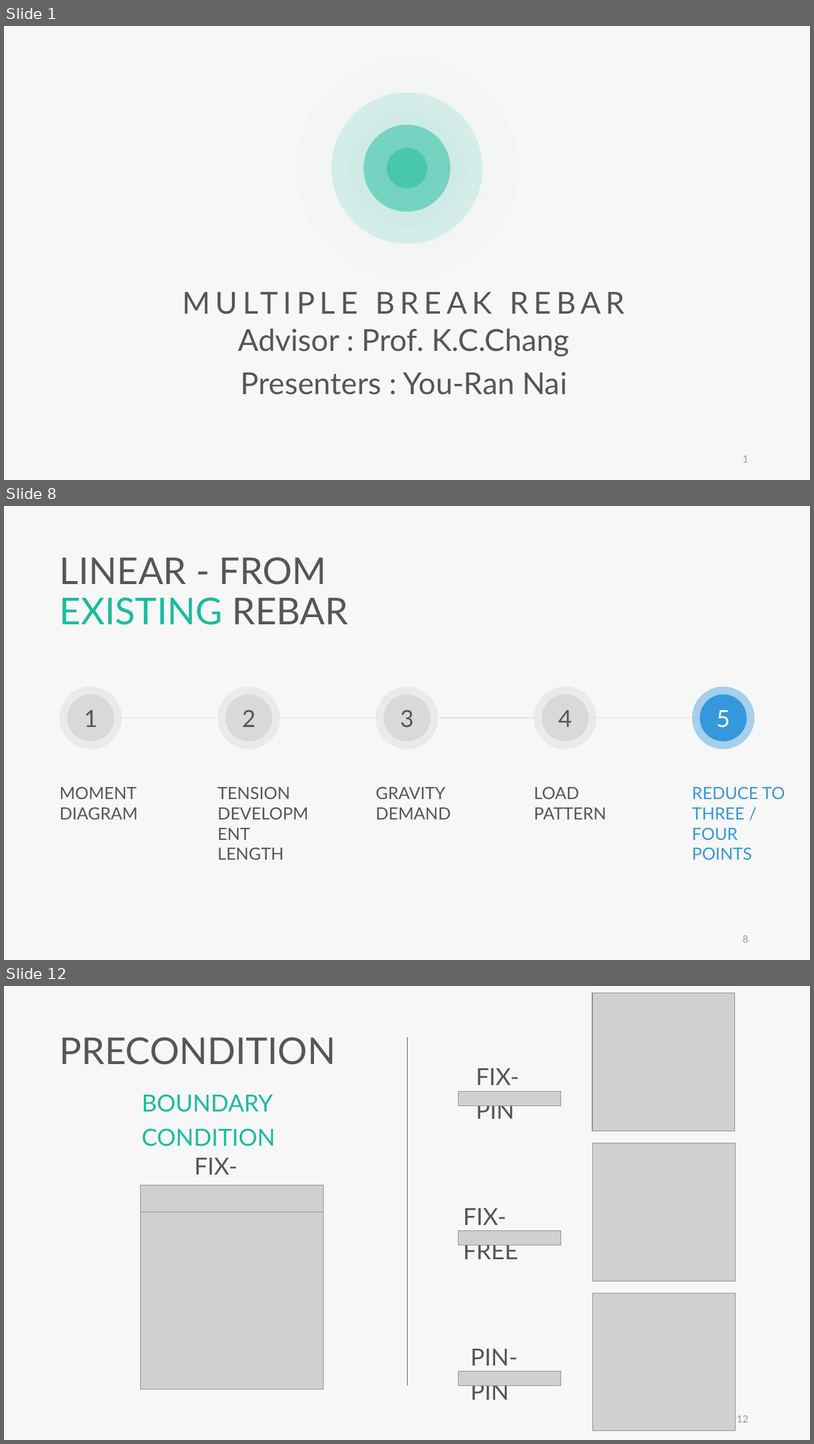
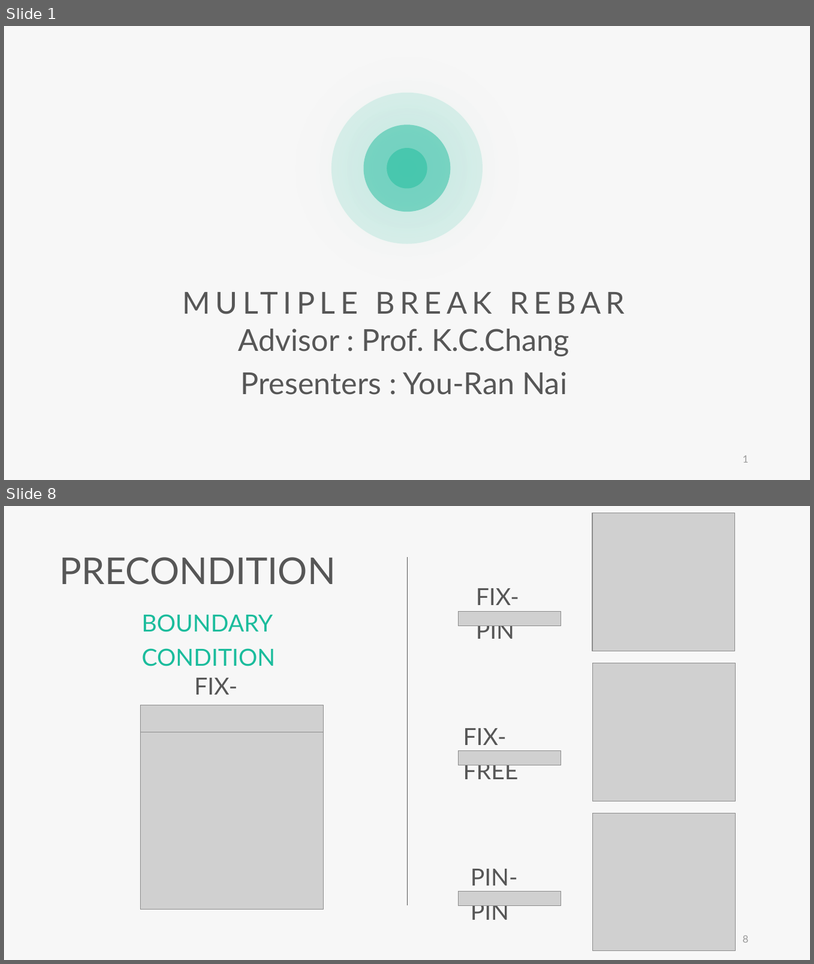
Before and after one commit to skyran1278/VbaProject, a slide deck: 20180126_SmartSplice/20180920_Meeting/20180920 Meeting.pptx. Shown one above the other, each under a label of ours: slides 1, 8 and 12 before the commit, slides 1 and 8 after it; the slides between them are not shown. The pictures are 814x1444 and 814x964 pixels, drawn with LibreOffice and Linux fonts; fonts in the diff are those of the drawing; grey boxes stand for pictures. Boxes give left, top, right and bottom in pixels: in the first picture for what was removed or moved away, otherwise in the second. Text is boxed around its words. In the diff, an @@ line names an element or a change of style, - is before the commit and + after.

```diff
--- a/20180126_SmartSplice/20180920_Meeting/20180920 Meeting.pptx
+++ b/20180126_SmartSplice/20180920_Meeting/20180920 Meeting.pptx
@@ slide 8 removed at <box>4,506,810,960</box>, background #F7F7F7 @@
@@ text removed at <box>60,557,348,625</box> @@
-LINEAR - FROM EXISTING REBAR
@@ ellipse removed at <box>60,686,122,748</box> @@
-1
@@ ellipse removed at <box>68,694,115,741</box> @@
@@ ellipse removed at <box>218,686,280,748</box> @@
-2
@@ ellipse removed at <box>225,694,273,741</box> @@
@@ ellipse removed at <box>376,686,438,748</box> @@
-3
@@ ellipse removed at <box>384,694,431,741</box> @@
@@ ellipse removed at <box>534,686,597,748</box> @@
-4
@@ ellipse removed at <box>542,694,589,741</box> @@
@@ ellipse removed at <box>692,686,755,748</box> @@
-5
@@ ellipse removed at <box>700,694,747,741</box> @@
@@ line removed from (122, 718) to (218, 718) @@
@@ line removed from (280, 718) to (375, 718) @@
@@ line removed from (439, 718) to (535, 718) @@
@@ line removed from (597, 718) to (692, 718) @@
@@ text removed at <box>60,786,138,819</box> @@
-MOMENT DIAGRAM
@@ text removed at <box>218,786,290,859</box> @@
-TENSION DEVELOPMENT LENGTH
@@ text removed at <box>376,786,451,819</box> @@
-GRAVITY DEMAND
@@ text removed at <box>534,786,607,819</box> @@
-LOAD PATTERN
@@ text removed at <box>692,786,785,859</box> @@
-REDUCE TO THREE / FOUR POINTS
@@ page number removed at <box>743,935,749,942</box> @@
-8
@@ what was slide 12 is now slide 8 @@
@@ page number at <box>743,935,749,942</box>: text changed @@
-12
+8
```
Also in this commit, not shown: 15 slides changed, 3 slides added, 52 other slides removed, 4 other files.
